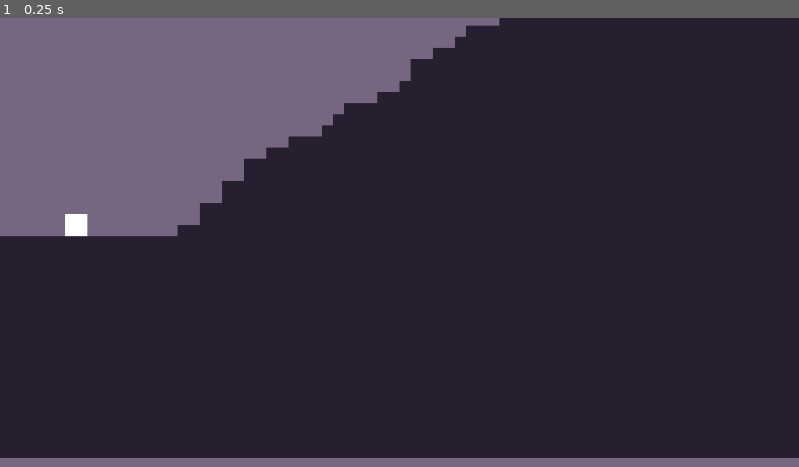
Above: before the commit, frame 1.
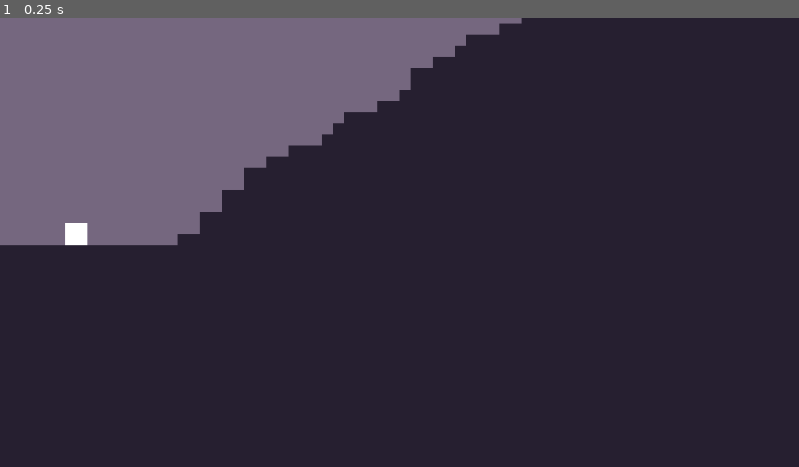
Above: after the commit, the same moment.

Repository: Ragadust/pac_manim_31
Game: Godot game, scene res://main.tscn
The game is run twice, just before and just after one commit, with the same random seed, the same clock (stepped at 60 frames per second) and the same inputs.
Inputs:
- Up to frame 1 (0.25 s): no input

The runs differ from the first frame. In frame 1, 3.4% of the frame differs, in the area x 0-100%, y 0-100%.

Commit message:
Player üzerinde oynamalar

Diff:
--- /dev/null
+++ b/camera_2d.gd
@@ -0,0 +1,8 @@
+extends Camera2D
+
+@export var target: CharacterBody2D  # Inspector'dan karakteri sürükle bırak
+
+func _physics_process(delta):
+	if target:
+		# Sadece POZİSYONU takip et, rotation'ı yok say
+		global_position = lerp(global_position, target.global_position, 10.0 * delta)
--- a/main.tscn
+++ b/main.tscn
@@ -2,6 +2,7 @@
 
 [ext_resource type="Texture2D" uid="uid://bv853logots61" path="res://Assets/Sprite-bg1.png" id="1_0xm2m"]
 [ext_resource type="Texture2D" uid="uid://2teaanqkhn1d" path="res://Assets/Sprite-bg2.png" id="2_h2yge"]
+[ext_resource type="Script" uid="uid://8pvtv0o6yx2w" path="res://camera_2d.gd" id="3_1bvp3"]
 [ext_resource type="PackedScene" uid="uid://o4hfxxmjx7t3" path="res://player.tscn" id="3_h2yge"]
 
 [sub_resource type="TileSetAtlasSource" id="TileSetAtlasSource_0xm2m"]
@@ -40,8 +41,9 @@
 tile_map_data = PackedByteArray("AADc/wIAAAAAAAEAAADd/wIAAAABAAEAAADe/wIAAAAAAAEAAADf/wIAAAAAAAEAAADc/wMAAAAAAAAAAADc/w …(99808 unchanged characters)…
 tile_set = SubResource("TileSet_lquwl")
 
+[node name="Camera2D" type="Camera2D" parent="." unique_id=1831941672]
+position = Vector2(-208, 28)
+script = ExtResource("3_1bvp3")
+
 [node name="player" parent="." unique_id=1527205466 instance=ExtResource("3_h2yge")]
 position = Vector2(-675, 3)
-
-[node name="Camera2D" type="Camera2D" parent="player" unique_id=1831941672]
-position = Vector2(467, 25)
--- a/player.gd
+++ b/player.gd
@@ -3,41 +3,88 @@
 var gravity = 980
 var drag_start_pos = Vector2.ZERO
 var dragging = false
+var launch_multiplier = 5.0
+var max_drag_distance = 100.0
 
-# --- YENİ DEĞİŞKENLER ---
-var launch_multiplier = 5.0
-var max_drag_distance = 100.0 # Fareyi en fazla kaç piksel geri çekebileceğinin sınırı
+var slope_slide_friction = 0.3
+var min_slide_angle = 15.0
+
+# --- DÖNÜŞ FİZİĞİ ---
+var angular_velocity = 0.0      # Anlık dönüş hızı (radyan/saniye)
+var angular_damping = 0.98      # Her frame çarpılır, 1'e yakın = uzun döner
+var spin_from_velocity = 0.004  # Yatay hız → dönüş oranı
 
 func _physics_process(delta):
-	# 1. YERÇEKİMİ: Sadece havadaysa VE şu an fareyle gerdirme yapmıyorsak yerçekimi uygula
+	# 1. YERÇEKİMİ
 	if not is_on_floor() and not dragging:
 		velocity.y += gravity * delta
 
-	# 2. FARE BASILDI (ŞART: Karakter yerde olacak ve tamamen durmuş olacak)
+	# 2. EĞİM KAYMASI
+	if is_on_floor() and not dragging:
+		var floor_normal = get_floor_normal()
+		var slope_angle = rad_to_deg(acos(floor_normal.dot(Vector2.UP)))
+
+		if slope_angle > min_slide_angle:
+			var slope_direction = Vector2(floor_normal.y, -floor_normal.x)
+			if slope_direction.y > 0:
+				slope_direction = -slope_direction
+
+			var slide_force = gravity * sin(deg_to_rad(slope_angle)) * (1.0 - slope_slide_friction)
+			velocity += slope_direction * slide_force * delta
+
+	# 3. DÖNÜŞ HESABI
+	if not is_on_floor():
+		# Havadayken: yatay hıza göre angular_velocity kazan
+		var target_spin = velocity.x * spin_from_velocity
+		angular_velocity = lerp(angular_velocity, target_spin, 5.0 * delta)
+	else:
+		if not dragging:
+			var floor_normal = get_floor_normal()
+			var slope_angle = rad_to_deg(acos(floor_normal.dot(Vector2.UP)))
+
+			if slope_angle > min_slide_angle:
+				# Eğimdeyken: hıza göre dön
+				var target_spin = velocity.x * spin_from_velocity
+				angular_velocity = lerp(angular_velocity, target_spin, 4.0 * delta)
+			else:
+				# Düz zeminde: dönüşü yavaşça sıfırla
+				angular_velocity = lerp(angular_velocity, 0.0, 8.0 * delta)
+
+	# angular_velocity'yi her frame rotation'a ekle
+	rotation += angular_velocity
+
+	# Dönüş sönümlenmesi (havada biraz azalsın)
+	if not is_on_floor():
+		angular_velocity *= angular_damping
+
+	# 4. FARE BASILDI
 	if Input.is_action_just_pressed("ui_click") and is_on_floor() and velocity == Vector2.ZERO:
 		drag_start_pos = get_global_mouse_position()
 		dragging = true
+		rotation = 0.0
+		angular_velocity = 0.0
 
-	# 3. FARE BIRAKILDI
+	# 5. FARE BIRAKILDI
 	if Input.is_action_just_released("ui_click") and dragging:
 		var drag_end_pos = get_global_mouse_position()
-		var drag_vector = drag_start_pos - drag_end_pos # Çektiğimiz yönün tersine fırlatma vektörü
-
-		# Menzili Sınırla (Angry Birds kısıtlaması)
-		# limit_length fonksiyonu vektörün boyu max_drag_distance'ı geçiyorsa onu sınırlar
+		var drag_vector = drag_start_pos - drag_end_pos
 		drag_vector = drag_vector.limit_length(max_drag_distance)
 
-		# Sadece aşağı çekildiğinde yukarı fırlat (Zıplama kontrolü)
 		if drag_vector.y < 0:
 			velocity = drag_vector * launch_multiplier
+			# Fırlatma anında dönüş başlasın
+			angular_velocity = velocity.x * spin_from_velocity
 		else:
-			# Eğer oyuncu yukarı doğru çektiyse fırlatma, iptal et
 			velocity = Vector2.ZERO
 
 		dragging = false
 
-	# 4. SÜRTÜNME (Yerdeyken karakterin kayıp gitmesini engeller, tık diye durdurur)
+	# 6. SÜRTÜNME
 	if is_on_floor() and not dragging:
-		velocity.x = move_toward(velocity.x, 0, 500 * delta)
+		var floor_normal = get_floor_normal()
+		var slope_angle = rad_to_deg(acos(floor_normal.dot(Vector2.UP)))
+
+		if slope_angle <= min_slide_angle:
+			velocity.x = move_toward(velocity.x, 0, 500 * delta)
 
 	move_and_slide()
--- a/player.tscn
+++ b/player.tscn
@@ -1,6 +1,6 @@
 [gd_scene format=3 uid="uid://o4hfxxmjx7t3"]
 
-[ext_resource type="Texture2D" uid="uid://d0pno8ah4docf" path="res://assets/Sprite-player.png" id="1_4flbx"]
+[ext_resource type="Texture2D" uid="uid://d0pno8ah4docf" path="res://Assets/Sprite-player.png" id="1_4flbx"]
 [ext_resource type="Script" uid="uid://dx1v04qgepmmm" path="res://player.gd" id="1_onrkg"]
 
 [sub_resource type="RectangleShape2D" id="RectangleShape2D_onrkg"]
Not shown, added: camera_2d.gd.uid
